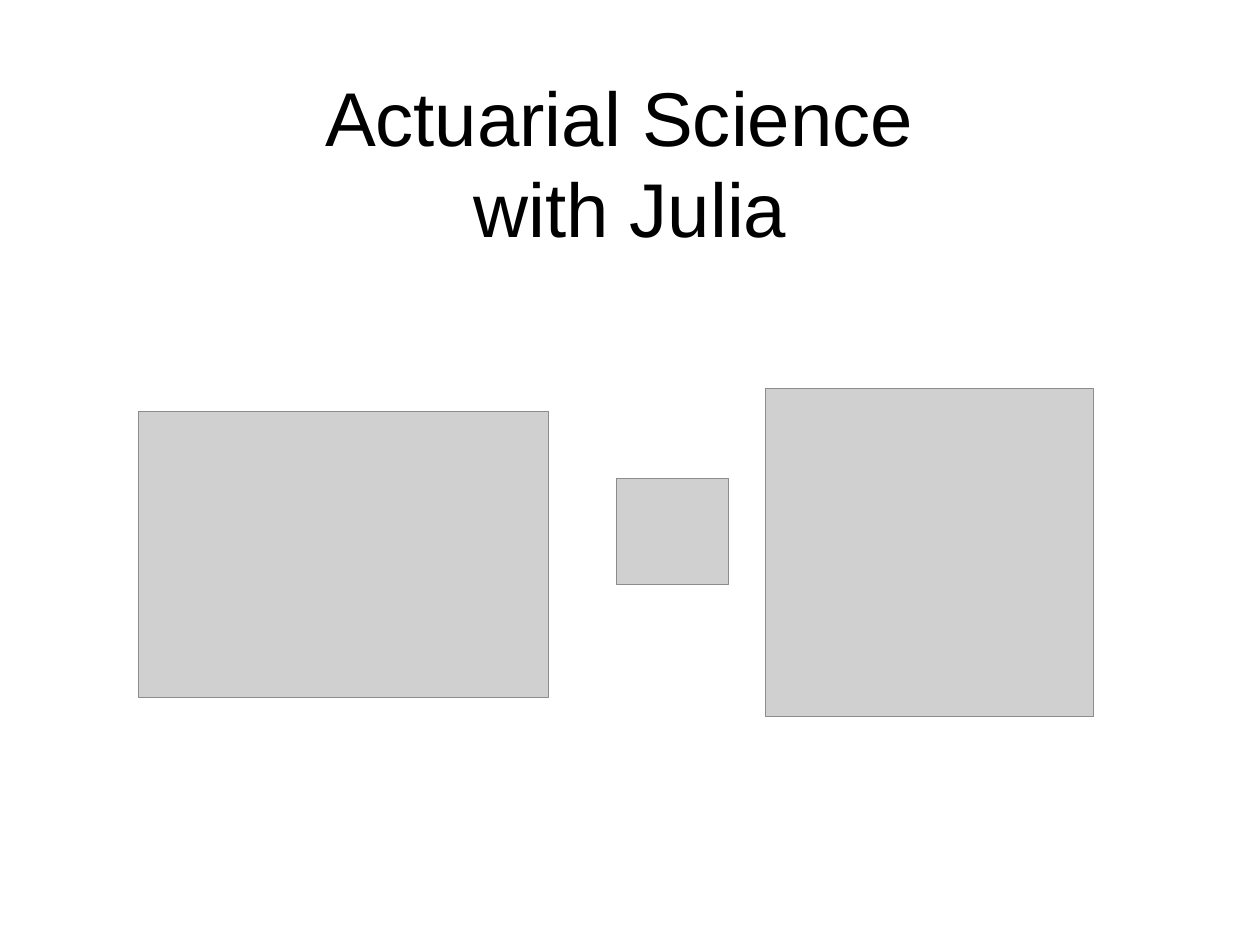
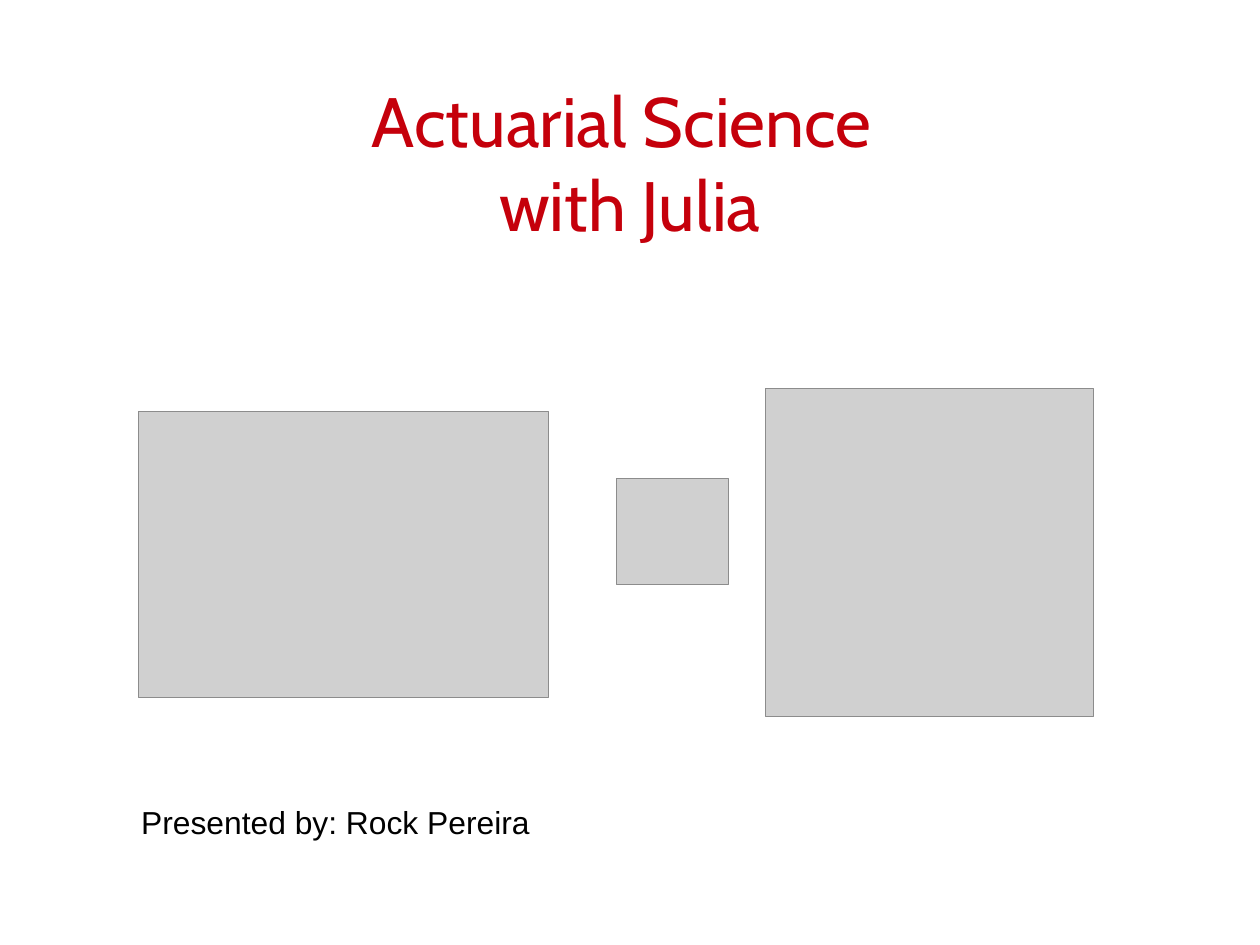
Before and after one commit to rockp1/Julia, a slide deck: slide 1 of juliaActuarial/docs/SlidesActuarial.odp. Drawn at 1260x945 pixels with LibreOffice and Linux fonts; fonts in the diff are those of the drawing; grey boxes stand for pictures. Boxes give left, top, right and bottom in pixels: in the first picture for what was removed or moved away, otherwise in the second. Text is boxed around its words. In the diff, an @@ line names an element or a change of style, - is before the commit and + after.

```diff
--- a/juliaActuarial/docs/SlidesActuarial.odp
+++ b/juliaActuarial/docs/SlidesActuarial.odp
@@ title "Actuarial Science with Julia": place and size @@
-title "Actuarial Science with Julia" at (325,90,913,238)
+title "Actuarial Science with Julia" at (372,94,872,243)
@@ title "Actuarial Science with Julia" at (372,94,872,243): size 48 to 44 pt, font Arial to Cabin, text colour #000000 to #C5000B @@
@@ text added at (141,811,529,839), 20 pt, text #000000 @@
+Presented by: Rock Pereira
```
Also in this commit, not shown: 7 other slides changed, 1 other file.
